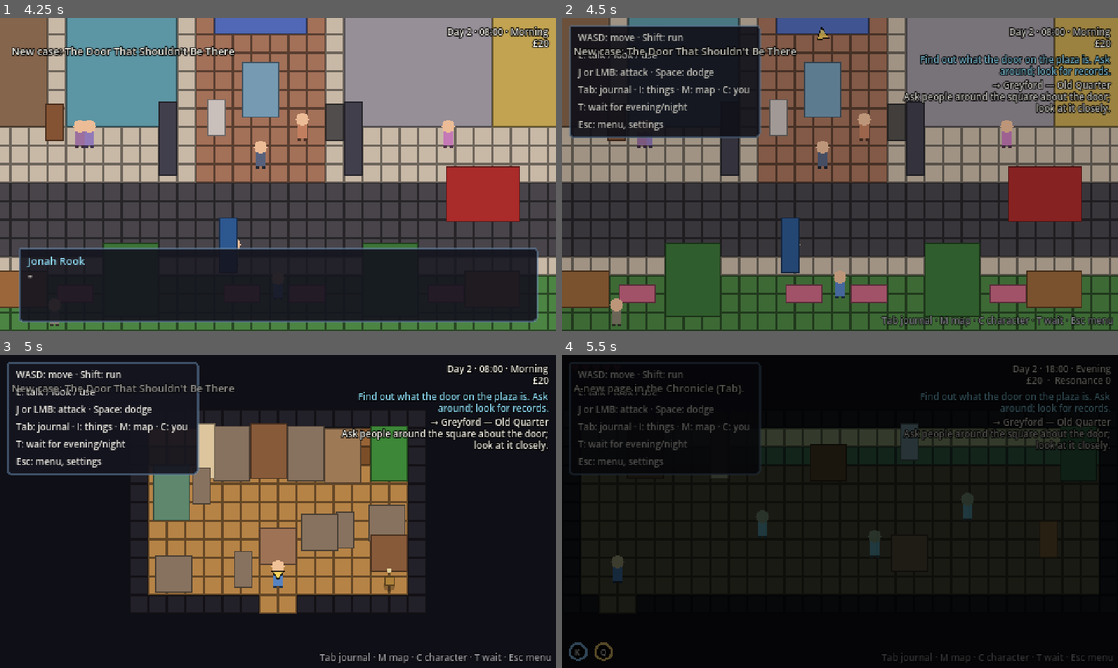
Above: before the commit, frames 1-4 (two rows, left to right).
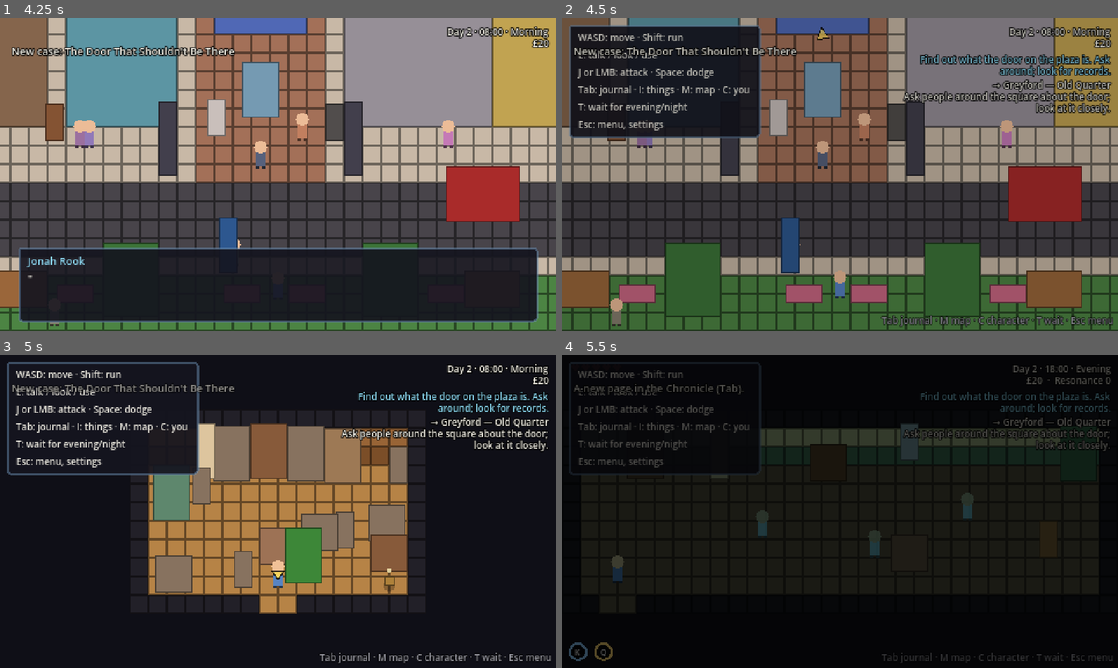
Above: after the commit, the same moments.

Repository: DoctorStrangeSH/ECHOES-OF-THE-VEIL
Game: Godot game, scene res://tests/smoke_test.tscn
The game is run twice, just before and just after one commit, with the same random seed, the same clock (stepped at 60 frames per second) and the same inputs. This scene is started directly instead of the project's main scene.
Inputs (mouse positions are in pixels of both pictures, inside the frame that each line leads up to):
- Up to frame 1 (4.25 s): click "Settings" at 0.5 s; tap Enter (ui_accept) at 1.25, 1.52, 2.27, 3.77 s; move the mouse to (400, 158) at 1.27 s; hold D (move_right) 1.28-2.03 s; hold C (character) 1.28-2.03 s; click (400, 158) at 1.42 s; tap K (dodge) at 1.55, 2.1 s; move the mouse to (166, 190) at 2.02 s; hold S (move_down) 2.03-2.78 s; tap E (interact) at 2.3 s; move the mouse to (333, 105) at 2.77 s; hold D (move_right) 2.78-3.53 s; hold E (interact) 2.78-3.53 s; tap Tab (journal) at 3.05, 3.6 s; move the mouse to (250, 237) at 3.52 s; hold W (move_up) from 3.53 s (still down); click (250, 237) at 3.67 s; tap Shift (sprint) at 3.8 s
- Up to frame 2 (4.5 s): move the mouse to (1006, 221) at 4.27 s; release W (move_up) at 4.28 s; hold A (move_left) from 4.28 s (still down); hold Shift (sprint) from 4.28 s (still down)
- Up to frame 3 (5 s): keep holding A (move_left); keep holding Shift (sprint); tap Enter (ui_accept) at 4.52 s; tap T (wait) at 4.55 s; tap I (inventory) at 4.9 s
- Up to frame 4 (5.5 s): keep holding A (move_left); move the mouse to (673, 464) at 5.02 s; release Shift (sprint) at 5.03 s; tap T (wait) at 5.1 s; tap Enter (ui_accept) at 5.27 s; tap C (character) at 5.3 s

Frames 1-2 are identical in both runs. In frame 3, 2.3% of the frame differs, in the area x 51-74%, y 22-73%; in frame 4, nothing differs.

Commit message:
R7b: cooking and meals
Eight recipes from crops, eggs, fish, crab, mushrooms and berries; a stove
at home and at the farm, a campfire in Millwood. Dishes heal and leave a
meal: a small bonus for a few game hours, saved, shown on the character
screen.

Co-Authored-By: Claude Opus 5.5 <noreply@anthropic.com>
Claude-Session: https://claude.ai/code/session_01MWkFZ7Z2CbQkcrDH1rQ54Y

Diff:
--- /dev/null
+++ b/data/cooking/recipes.json
@@ -0,0 +1,131 @@
+{
+ "_doc": "Recipes (R7b, D-086). needs: list of {item, n} or {any: [items], n} (any mix of those items). makes: the dish item (items_cooking.json). Cooking takes 20 minutes at a stove or a campfire (screen 'cook').",
+ "grilled_fish": {
+  "needs": [
+   {
+    "any": [
+     "mackerel",
+     "cod",
+     "plaice",
+     "sea_bass",
+     "conger",
+     "perch",
+     "roach",
+     "pike",
+     "carp"
+    ],
+    "n": 1,
+    "label": "COOK_ANY_FISH"
+   }
+  ],
+  "makes": "grilled_fish"
+ },
+ "veg_soup": {
+  "needs": [
+   {
+    "any": [
+     "radish",
+     "carrot",
+     "turnip",
+     "tomato",
+     "pumpkin"
+    ],
+    "n": 2,
+    "label": "COOK_ANY_VEG"
+   }
+  ],
+  "makes": "veg_soup"
+ },
+ "mushroom_omelette": {
+  "needs": [
+   {
+    "item": "egg",
+    "n": 1
+   },
+   {
+    "item": "mushroom",
+    "n": 1
+   }
+  ],
+  "makes": "mushroom_omelette"
+ },
+ "berry_crumble": {
+  "needs": [
+   {
+    "item": "wild_berries",
+    "n": 2
+   },
+   {
+    "item": "egg",
+    "n": 1
+   }
+  ],
+  "makes": "berry_crumble"
+ },
+ "fish_pie": {
+  "needs": [
+   {
+    "any": [
+     "mackerel",
+     "cod",
+     "plaice",
+     "sea_bass",
+     "conger",
+     "perch",
+     "roach",
+     "pike",
+     "carp"
+    ],
+    "n": 1,
+    "label": "COOK_ANY_FISH"
+   },
+   {
+    "item": "egg",
+    "n": 1
+   },
+   {
+    "any": [
+     "carrot",
+     "turnip"
+    ],
+    "n": 1
+   }
+  ],
+  "makes": "fish_pie"
+ },
+ "crab_stew": {
+  "needs": [
+   {
+    "item": "harbour_crab",
+    "n": 1
+   },
+   {
+    "item": "tomato",
+    "n": 1
+   }
+  ],
+  "makes": "crab_stew"
+ },
+ "strawberry_tea": {
+  "needs": [
+   {
+    "item": "strawberry",
+    "n": 2
+   }
+  ],
+  "makes": "strawberry_tea"
+ },
+ "pumpkin_pie": {
+  "needs": [
+   {
+    "item": "pumpkin",
+    "n": 1
+   },
+   {
+    "item": "egg",
+    "n": 2
+   }
+  ],
+  "makes": "pumpkin_pie"
+ }
+}
--- /dev/null
+++ b/data/items/items_cooking.json
@@ -0,0 +1,139 @@
+{
+ "grilled_fish": {
+  "category": "consumable",
+  "name": "ITEM_GRILLED_FISH",
+  "desc": "ITEM_GRILLED_FISH_DESC",
+  "color": "#c08050",
+  "value": 6,
+  "stack": 9,
+  "use": {
+   "heal": 3
+  }
+ },
+ "veg_soup": {
+  "category": "consumable",
+  "name": "ITEM_VEG_SOUP",
+  "desc": "ITEM_VEG_SOUP_DESC",
+  "color": "#c0a040",
+  "value": 7,
+  "stack": 9,
+  "use": {
+   "heal": 3,
+   "meal": {
+    "mods": {
+     "max_health": 1
+    },
+    "minutes": 180,
+    "desc": "MEAL_VEG_SOUP"
+   }
+  }
+ },
+ "mushroom_omelette": {
+  "category": "consumable",
+  "name": "ITEM_MUSHROOM_OMELETTE",
+  "desc": "ITEM_MUSHROOM_OMELETTE_DESC",
+  "color": "#e0d080",
+  "value": 6,
+  "stack": 9,
+  "use": {
+   "heal": 2,
+   "meal": {
+    "mods": {
+     "speed_mult": 1.1
+    },
+    "minutes": 120,
+    "desc": "MEAL_MUSHROOM_OMELETTE"
+   }
+  }
+ },
+ "berry_crumble": {
+  "category": "consumable",
+  "name": "ITEM_BERRY_CRUMBLE",
+  "desc": "ITEM_BERRY_CRUMBLE_DESC",
+  "color": "#a04060",
+  "value": 8,
+  "stack": 9,
+  "use": {
+   "heal": 2,
+   "meal": {
+    "mods": {
+     "dodge_cooldown_mult": 0.8
+    },
+    "minutes": 120,
+    "desc": "MEAL_BERRY_CRUMBLE"
+   }
+  }
+ },
+ "fish_pie": {
+  "category": "consumable",
+  "name": "ITEM_FISH_PIE",
+  "desc": "ITEM_FISH_PIE_DESC",
+  "color": "#d0b070",
+  "value": 12,
+  "stack": 9,
+  "use": {
+   "heal": 4,
+   "meal": {
+    "mods": {
+     "damage_bonus": 1
+    },
+    "minutes": 120,
+    "desc": "MEAL_FISH_PIE"
+   }
+  }
+ },
+ "crab_stew": {
+  "category": "consumable",
+  "name": "ITEM_CRAB_STEW",
+  "desc": "ITEM_CRAB_STEW_DESC",
+  "color": "#c06040",
+  "value": 14,
+  "stack": 9,
+  "use": {
+   "heal": 4,
+   "meal": {
+    "mods": {
+     "flash_radius_mult": 1.2
+    },
+    "minutes": 180,
+    "desc": "MEAL_CRAB_STEW"
+   }
+  }
+ },
+ "strawberry_tea": {
+  "category": "consumable",
+  "name": "ITEM_STRAWBERRY_TEA",
+  "desc": "ITEM_STRAWBERRY_TEA_DESC",
+  "color": "#e06070",
+  "value": 5,
+  "stack": 9,
+  "use": {
+   "heal": 1,
+   "meal": {
+    "mods": {
+     "flash_cooldown_mult": 0.8
+    },
+    "minutes": 120,
+    "desc": "MEAL_STRAWBERRY_TEA"
+   }
+  }
+ },
+ "pumpkin_pie": {
+  "category": "consumable",
+  "name": "ITEM_PUMPKIN_PIE",
+  "desc": "ITEM_PUMPKIN_PIE_DESC",
+  "color": "#e08030",
+  "value": 15,
+  "stack": 9,
+  "use": {
+   "heal": 5,
+   "meal": {
+    "mods": {
+     "max_health": 1
+    },
+    "minutes": 240,
+    "desc": "MEAL_PUMPKIN_PIE"
+   }
+  }
+ }
+}
--- /dev/null
+++ b/data/localization/r7_cooking.json
@@ -0,0 +1,34 @@
+{
+  "PROMPT_COOK": {"en": "Cook", "ru": "Готовить"},
+  "PROMPT_COOK_FIRE": {"en": "Cook on the fire", "ru": "Готовить на костре"},
+  "COOK_TITLE": {"en": "What to cook?", "ru": "Что приготовить?"},
+  "COOK_HEALS": {"en": "heals %d", "ru": "лечит %d"},
+  "COOK_DONE": {"en": "Cooked: %s", "ru": "Готово: %s"},
+  "COOK_ANY_FISH": {"en": "any fish", "ru": "любая рыба"},
+  "COOK_ANY_VEG": {"en": "any vegetable", "ru": "любые овощи"},
+  "MEAL_TOAST": {"en": "Well fed: %s until %s", "ru": "Сытость: %s до %s"},
+  "MEAL_LINE": {"en": "Meal: %s until %s", "ru": "Еда: %s до %s"},
+  "ITEM_GRILLED_FISH": {"en": "Fish off the coals", "ru": "Рыба на углях"},
+  "ITEM_GRILLED_FISH_DESC": {"en": "Charred at the edges, sweet in the middle, eaten with the fingers.", "ru": "Подгорелая по краям, сладкая внутри, есть руками."},
+  "ITEM_VEG_SOUP": {"en": "Allotment soup", "ru": "Огородный суп"},
+  "ITEM_VEG_SOUP_DESC": {"en": "Whatever the farm gave, simmered until it agreed with itself.", "ru": "Всё, что дала ферма, томится, пока не договорится само с собой."},
+  "MEAL_VEG_SOUP": {"en": "+1 heart", "ru": "+1 сердце"},
+  "ITEM_MUSHROOM_OMELETTE": {"en": "Mushroom omelette", "ru": "Омлет с грибами"},
+  "ITEM_MUSHROOM_OMELETTE_DESC": {"en": "Fluffy, brown at the edges, smelling of the forest floor.", "ru": "Пышный, подрумяненный по краям, пахнет лесной подстилкой."},
+  "MEAL_MUSHROOM_OMELETTE": {"en": "quicker on your feet", "ru": "шаг быстрее"},
+  "ITEM_BERRY_CRUMBLE": {"en": "Berry crumble", "ru": "Ягодный крамбл"},
+  "ITEM_BERRY_CRUMBLE_DESC": {"en": "Purple juice bubbling up through a golden crust.", "ru": "Фиолетовый сок пузырится сквозь золотистую крошку."},
+  "MEAL_BERRY_CRUMBLE": {"en": "the dodge recovers faster", "ru": "рывок восстанавливается быстрее"},
+  "ITEM_FISH_PIE": {"en": "Fish pie", "ru": "Рыбный пирог"},
+  "ITEM_FISH_PIE_DESC": {"en": "White sauce, a boiled egg hiding in the middle, mash on top. A harbour's whole idea of comfort.", "ru": "Белый соус, варёное яйцо, спрятанное в середине, пюре сверху. Всё, что гавань понимает под уютом."},
+  "MEAL_FISH_PIE": {"en": "+1 damage", "ru": "+1 к урону"},
+  "ITEM_CRAB_STEW": {"en": "Crab and tomato stew", "ru": "Похлёбка с крабом и томатами"},
+  "ITEM_CRAB_STEW_DESC": {"en": "Red, peppery, and tasting faintly of the sea wall.", "ru": "Красная, перчёная, с лёгким привкусом волнореза."},
+  "MEAL_CRAB_STEW": {"en": "a wider Lantern Flash", "ru": "вспышка фонаря шире"},
+  "ITEM_STRAWBERRY_TEA": {"en": "Strawberry tea", "ru": "Чай с клубникой"},
+  "ITEM_STRAWBERRY_TEA_DESC": {"en": "Mashed strawberries in a mug of strong tea. Mrs Halloway disapproves and has seconds.", "ru": "Растолчённая клубника в кружке крепкого чая. Миссис Холлоуэй не одобряет и просит добавки."},
+  "MEAL_STRAWBERRY_TEA": {"en": "the Lantern Flash recharges faster", "ru": "вспышка фонаря заряжается быстрее"},
+  "ITEM_PUMPKIN_PIE": {"en": "Pumpkin pie", "ru": "Тыквенный пирог"},
+  "ITEM_PUMPKIN_PIE_DESC": {"en": "Heavy as a doorstop, spiced like a November evening.", "ru": "Тяжёлый, как дверной упор, и пряный, как ноябрьский вечер."},
+  "MEAL_PUMPKIN_PIE": {"en": "+1 heart", "ru": "+1 сердце"}
+}
--- a/data/regions/brook_farmhouse.json
+++ b/data/regions/brook_farmhouse.json
@@ -192,6 +192,15 @@
    "scene": "brook_farm",
    "spawn": "farmhouse_front",
    "prompt": "PROMPT_EXIT"
+  },
+  {
+   "kind": "screen",
+   "name": "StoveUse",
+   "id": "use_farm_stove",
+   "x": 184,
+   "y": 74,
+   "screen": "cook",
+   "prompt": "PROMPT_COOK"
   }
  ]
 }
--- a/data/regions/millwood.json
+++ b/data/regions/millwood.json
@@ -1302,6 +1302,15 @@
     -1,
     0
    ]
+  },
+  {
+   "kind": "screen",
+   "name": "CampfireCook",
+   "id": "use_millwood_fire",
+   "x": 176,
+   "y": 206,
+   "screen": "cook",
+   "prompt": "PROMPT_COOK_FIRE"
   }
  ]
 }
--- a/data/regions/rented_room.json
+++ b/data/regions/rented_room.json
@@ -75,8 +75,8 @@
    "kind": "prop",
    "name": "Plant",
    "tex": "@living/13.png",
-   "x": 224,
-   "y": 62,
+   "x": 150,
+   "y": 150,
    "col": [
     12,
     8
@@ -342,6 +342,21 @@
    "lines": [
     "FLAVOR_ROOM_ARMCHAIR"
    ]
+  },
+  {
+   "kind": "furn",
+   "furn": "stove",
+   "x": 232,
+   "y": 64
+  },
+  {
+   "kind": "screen",
+   "name": "StoveUse",
+   "id": "use_home_stove",
+   "x": 232,
+   "y": 74,
+   "screen": "cook",
+   "prompt": "PROMPT_COOK"
   }
  ]
 }
--- a/scenes/bootstrap/game_root.gd
+++ b/scenes/bootstrap/game_root.gd
@@ -30,6 +30,7 @@
 	add_child(fishing)
 	add_child(CharacterScreen.new())
 	add_child(SeedMenu.new())
+	add_child(CookMenu.new())
 	pause_menu.setup(hud)
 	journal.setup(hud)
 	SceneFlow.register_root(self)
@@ -62,6 +63,8 @@
 		await get_tree().process_frame
 	if screen == "train:gym":
 		_train()
+	elif screen == "cook":
+		CookMenu.instance.open()
 	elif screen == "map:travel":
 		city_map.open(true)
 	elif screen == "world:travel":
--- a/scenes/locations/brook_farmhouse.tscn
+++ b/scenes/locations/brook_farmhouse.tscn
@@ -234,3 +234,9 @@
 prompt_key = "PROMPT_EXIT"
 target_scene_id = &"brook_farm"
 target_spawn_id = &"farmhouse_front"
+
+[node name="StoveUse" parent="Entities" instance=ExtResource("18_screen")]
+position = Vector2(184, 74)
+interaction_id = &"use_farm_stove"
+screen = "cook"
+prompt_key = "PROMPT_COOK"
--- a/scenes/locations/millwood.tscn
+++ b/scenes/locations/millwood.tscn
@@ -771,3 +771,9 @@
 script = ExtResource("4_spawn")
 spawn_id = &"from_village"
 facing = Vector2(-1, 0)
+
+[node name="CampfireCook" parent="Entities" instance=ExtResource("18_screen")]
+position = Vector2(176, 206)
+interaction_id = &"use_millwood_fire"
+screen = "cook"
+prompt_key = "PROMPT_COOK_FIRE"
--- a/scenes/locations/rented_room.tscn
+++ b/scenes/locations/rented_room.tscn
@@ -77,7 +77,7 @@
 collision_offset = Vector2(0, -5)
 
 [node name="Plant" parent="Entities" instance=ExtResource("3_prop")]
-position = Vector2(224, 62)
+position = Vector2(150, 150)
 texture_path = "modern_interiors/1_Interiors/16x16/Theme_Sorter_Singles/2_Living_Room_Singles/Living_Room_Singles_13.png"
 placeholder_size = Vector2i(32, 48)
 placeholder_color = Color(0.247,0.561,0.247, 1)
@@ -269,3 +269,17 @@
 interaction_id = &"inspect_room_armchair"
 area_size = Vector2(20, 10)
 lines = PackedStringArray("FLAVOR_ROOM_ARMCHAIR")
+
+[node name="Stove_232_64" parent="Entities" instance=ExtResource("3_prop")]
+position = Vector2(232, 64)
+texture_path = "modern_interiors/1_Interiors/16x16/Theme_Sorter_Singles/12_Kitchen_Singles/Kitchen_Singles_148.png"
+placeholder_size = Vector2i(16, 32)
+placeholder_color = Color(0.541,0.478,0.416, 1)
+collision_size = Vector2(14, 10)
+collision_offset = Vector2(0, -10)
+
+[node name="StoveUse" parent="Entities" instance=ExtResource("18_screen")]
+position = Vector2(232, 74)
+interaction_id = &"use_home_stove"
+screen = "cook"
+prompt_key = "PROMPT_COOK"
--- a/scripts/ui/character_screen.gd
+++ b/scripts/ui/character_screen.gd
@@ -124,6 +124,8 @@
 		if next != "":
 			_box.add_child(_label("   " + tr("TALENT_NEXT") % [tr("TALENT_" + next.get_slice("/", 1).to_upper()), tr("TALENT_" + next.get_slice("/", 1).to_upper() + "_DESC")], UiTheme.INK_DIM, 7))
 	_build_companions()
+	if Inventory.meal_active():
+		_box.add_child(_label(tr("MEAL_LINE") % [tr(String(Inventory.meal.get("desc", ""))), WorldClock.clock_text(int(Inventory.meal["until"]) % (24 * 60))], UiTheme.INK, 8))
 	var close_b := Button.new()
 	close_b.text = tr("CC_BACK")
 	close_b.pressed.connect(close)
--- /dev/null
+++ b/scripts/ui/cook_menu.gd
@@ -0,0 +1,88 @@
+class_name CookMenu
+extends CanvasLayer
+## The stove or campfire (R7b): every recipe, what it needs and what you
+## have. Dishes you can make come first. Region screen "cook".
+
+static var instance: CookMenu
+
+var _box: VBoxContainer
+var _panel: PanelContainer
+
+
+func _ready() -> void:
+	instance = self
+	layer = 25
+	process_mode = Node.PROCESS_MODE_ALWAYS
+	_panel = PanelContainer.new()
+	_panel.theme = UiTheme.get_theme()
+	add_child(_panel)
+	_panel.set_anchors_and_offsets_preset(Control.PRESET_CENTER, Control.PRESET_MODE_MINSIZE)
+	_panel.grow_horizontal = Control.GROW_DIRECTION_BOTH
+	_panel.grow_vertical = Control.GROW_DIRECTION_BOTH
+	_box = VBoxContainer.new()
+	_box.add_theme_constant_override("separation", 1)
+	_panel.add_child(_box)
+	_panel.visible = false
+
+
+func _exit_tree() -> void:
+	if instance == self:
+		instance = null
+
+
+func is_open() -> bool:
+	return _panel.visible
+
+
+func _unhandled_input(event: InputEvent) -> void:
+	if is_open() and event.is_action_pressed(&"pause"):
+		get_viewport().set_input_as_handled()
+		close()
+
+
+func open() -> void:
+	for c in _box.get_children():
+		c.queue_free()
+	var title := Label.new()
+	title.text = tr("COOK_TITLE")
+	title.add_theme_color_override("font_color", UiTheme.ACCENT)
+	_box.add_child(title)
+	var ids: Array = Cooking.recipes().keys()
+	ids.sort_custom(func(a: StringName, b: StringName) -> bool: return int(Cooking.can_cook(a)) > int(Cooking.can_cook(b)))
+	var first: Button = null
+	for id: StringName in ids:
+		var r: Dictionary = Cooking.recipes()[id]
+		var dish := Inventory.def(StringName(r["makes"]))
+		var b := Button.new()
+		var needs := PackedStringArray()
+		for need: Dictionary in r["needs"]:
+			needs.append(Cooking.need_text(need))
+		var meal: Dictionary = dish.get("use", {}).get("meal", {})
+		var effect := tr("COOK_HEALS") % int(dish.get("use", {}).get("heal", 0))
+		if not meal.is_empty():
+			effect += " · " + tr(String(meal.get("desc", "")))
+		b.text = "%s — %s\n   %s" % [tr(String(dish.get("name", ""))), effect, ", ".join(needs)]
+		b.alignment = HORIZONTAL_ALIGNMENT_LEFT
+		b.add_theme_font_size_override("font_size", 7)
+		b.disabled = not Cooking.can_cook(id)
+		b.pressed.connect(_cook.bind(id))
+		_box.add_child(b)
+		if first == null and not b.disabled:
+			first = b
+	var cancel := Button.new()
+	cancel.text = tr("CC_BACK")
+	cancel.pressed.connect(close)
+	_box.add_child(cancel)
+	_panel.visible = true
+	get_tree().paused = true
+	(first if first != null else cancel).grab_focus.call_deferred()
+
+
+func _cook(id: StringName) -> void:
+	close()
+	Cooking.cook(id)
+
+
+func close() -> void:
+	_panel.visible = false
+	get_tree().paused = false
--- /dev/null
+++ b/systems/cooking/cooking.gd
@@ -0,0 +1,71 @@
+class_name Cooking
+extends RefCounted
+## Cooking (R7b, D-086): recipes turn what you grow, catch and forage into
+## dishes (data/cooking/recipes.json). A dish heals and may leave a "meal":
+## a few hours of a small bonus (Inventory.meal). One meal at a time; a new
+## one replaces the old. Cooking takes COOK_MINUTES at a stove or campfire
+## (region screen "cook").
+
+const PATH := "res://data/cooking/recipes.json"
+const COOK_MINUTES := 20
+
+static var _recipes: Dictionary = {}
+
+
+static func recipes() -> Dictionary:
+	if _recipes.is_empty():
+		var d: Variant = DataFiles.read_json(PATH)
+		if d is Dictionary:
+			for k: String in d:
+				if not k.begins_with("_"):
+					_recipes[StringName(k)] = d[k]
+	return _recipes
+
+
+## How many of a need the bag holds (an "any" need counts every listed item).
+static func have(need: Dictionary) -> int:
+	if need.has("item"):
+		return Inventory.count(StringName(need["item"]))
+	var n := 0
+	for id: String in need.get("any", []):
+		n += Inventory.count(StringName(id))
+	return n
+
+
+static func can_cook(id: StringName) -> bool:
+	var r: Dictionary = recipes().get(id, {})
+	if r.is_empty():
+		return false
+	for need: Dictionary in r.get("needs", []):
+		if have(need) < int(need.get("n", 1)):
+			return false
+	return true
+
+
+static func cook(id: StringName) -> bool:
+	if not can_cook(id):
+		return false
+	var r: Dictionary = recipes()[id]
+	for need: Dictionary in r["needs"]:
+		var left := int(need.get("n", 1))
+		var pool: Array = [need["item"]] if need.has("item") else need.get("any", [])
+		for item: String in pool:
+			while left > 0 and Inventory.count(StringName(item)) > 0:
+				Inventory.remove(StringName(item))
+				left -= 1
+	Inventory.add(StringName(r["makes"]), 1, false)
+	WorldClock.advance_minutes(COOK_MINUTES)
+	Sfx.play(&"use", 0.1, -4.0)
+	EventHub.toast_requested.emit(TranslationServer.translate("COOK_DONE") % TranslationServer.translate(String(Inventory.def(StringName(r["makes"])).get("name", ""))))
+	GameState.set_flag(&"cooked.any", true)
+	return true
+
+
+## A need as text: "2× carrot or turnip (1/2)".
+static func need_text(need: Dictionary) -> String:
+	var names := PackedStringArray()
+	var pool: Array = [need["item"]] if need.has("item") else need.get("any", [])
+	for item: String in pool:
+		names.append(TranslationServer.translate(String(Inventory.def(StringName(item)).get("name", item))))
+	var label: String = String(TranslationServer.translate(String(need["label"]))) if need.has("label") else String(TranslationServer.translate("GUIDE_OR")).join(names)
+	return "%d× %s (%d)" % [int(need.get("n", 1)), label, have(need)]
--- a/systems/inventory/inventory.gd
+++ b/systems/inventory/inventory.gd
@@ -16,6 +16,8 @@
 const MULT_STATS: PackedStringArray = ["dodge_cooldown_mult", "dodge_distance_mult", "flash_cooldown_mult", "flash_radius_mult", "speed_mult", "pay_mult"]
 
 var item_defs: Dictionary = {}
+## The last dish eaten (R7b): {"mods": {...}, "until": absolute minute, "desc": key}.
+var meal: Dictionary = {}
 var attunement_defs: Dictionary = {}
 
 var items: Dictionary = {}  # item_id -> count
@@ -30,6 +32,10 @@
 	attunement_defs = _load(ATTUNEMENTS_PATH)
 
 
+func _ready() -> void:
+	(func() -> void: WorldClock.time_changed.connect(_on_time)).call_deferred()
+
+
 func _load(path: String) -> Dictionary:
 	return DataFiles.defs(path)
 
@@ -38,6 +44,7 @@
 	items.clear()
 	equipped = {"weapon": DEFAULT_WEAPON, "trinket": &""}
 	money = 0
+	meal = {}
 	resonance = 0
 	attunements.clear()
 	changed.emit()
@@ -132,6 +139,11 @@
 		return false  # e.g. repair kits are spent by the repair minigame
 	if effect.has("heal"):
 		EventHub.player_heal_requested_amount.emit(int(effect["heal"]) + int(stat("heal_bonus")))
+	if effect.has("meal"):
+		var m: Dictionary = effect["meal"]
+		meal = {"mods": m.get("mods", {}), "until": WorldClock.absolute_minute() + int(m.get("minutes", 120)), "desc": String(m.get("desc", ""))}
+		EventHub.toast_requested.emit(tr("MEAL_TOAST") % [tr(meal["desc"]), WorldClock.clock_text(int(meal["until"]) % (24 * 60))])
+		EventHub.player_stats_changed.emit()
 	remove(id)
 	Sfx.play(&"use")
 	return true
@@ -199,6 +211,8 @@
 	for a: StringName in attunements:
 		sources.append(attunement_defs.get(a, {}).get("mods", {}))
 	sources.append_array(Livelihood.home_mods())
+	if meal_active():
+		sources.append(meal.get("mods", {}))
 	for mods: Dictionary in sources:
 		if mods.has(stat_name):
 			v = v * float(mods[stat_name]) if mult else v + float(mods[stat_name])
@@ -206,6 +220,18 @@
 	if p != null:
 		v = v * float(p) if mult else v + float(p)
 	return v
+
+
+## A meal's bonus lasts until its time runs out.
+func meal_active() -> bool:
+	return not meal.is_empty() and WorldClock.absolute_minute() < int(meal.get("until", 0))
+
+
+func _on_time(_m: int) -> void:
+	if not meal.is_empty() and not meal_active():
+		meal = {}
+		EventHub.player_stats_changed.emit()
+		changed.emit()
 
 
 # --- Save --------------------------------------------------------------------
@@ -220,7 +246,7 @@
 	return {
 		"items": it,
 		"equipped": {"weapon": String(equipped.get("weapon", DEFAULT_WEAPON)), "trinket": String(equipped.get("trinket", ""))},
-		"money": money, "resonance": resonance, "attunements": att,
+		"money": money, "resonance": resonance, "attunements": att, "meal": meal.duplicate(true),
 	}
 
 
@@ -240,6 +266,8 @@
 		equipped["trinket"] = &""
 	money = int(data.get("money", 0))
 	resonance = int(data.get("resonance", 0))
+	var ml: Variant = data.get("meal", {})
+	meal = ml if ml is Dictionary else {}
 	attunements.clear()
 	for id: Variant in data.get("attunements", []):
 		if attunement_defs.has(StringName(id)):
--- a/systems/time/world_clock.gd
+++ b/systems/time/world_clock.gd
@@ -74,7 +74,17 @@
 
 
 func time_text() -> String:
-	return "%02d:%02d" % [minute_of_day / 60, minute_of_day % 60]
+	return clock_text(minute_of_day)
+
+
+## "HH:MM" for a minute of the day.
+static func clock_text(minute: int) -> String:
+	return "%02d:%02d" % [minute / 60, minute % 60]
+
+
+## Minutes since the start of day 0: for things that last across midnight.
+func absolute_minute() -> int:
+	return day * MINUTES_PER_DAY + minute_of_day
 
 
 func advance_minutes(amount: int) -> void:
--- a/tests/smoke_test.gd
+++ b/tests/smoke_test.gd
@@ -721,6 +721,7 @@
 	await _salt_tunnels()
 	await _number_13()
 	await _night_shift()
+	await _cooking()
 	await _millwood_story()
 	await _mill_hill_story()
 	await _cavenmouth_story()
@@ -767,6 +768,24 @@
 	await _talk(&"ada", {"npc": &"ada_fenwick"}, ["FORD_TO_BELL"])
 	await _finish_dialogue()
 	_assert(Journal.case_status(&"case_drowned_ford") == Journal.STATUS_DONE and Inventory.has(&"ford_bell"), "laid to rest; the clapper")
+
+
+## R7b: cook at home; a meal leaves a few hours of a bonus.
+func _cooking() -> void:
+	_step = "cooking: the stove at home"
+	SceneFlow.travel(&"rented_room", &"bed")
+	await _wait_location(&"rented_room")
+	await _frames(10)
+	_assert(_find_named("StoveUse") != null, "a stove in the rented room")
+	Inventory.add(&"pumpkin", 1, false)
+	Inventory.add(&"egg", 2, false)
+	var hp := Inventory.stat("max_health")
+	EventHub.screen_requested.emit("cook")
+	await _frames(10)
+	_assert(CookMenu.instance != null and CookMenu.instance.is_open(), "the cooking menu opens")
+	CookMenu.instance.close()
+	_assert(Cooking.cook(&"pumpkin_pie") and Inventory.use(&"pumpkin_pie"), "a pumpkin pie, eaten warm")
+	_assert(Inventory.stat("max_health") == hp + 1.0, "well fed: one more heart for a while")
 
 
 ## R2f: the Rope Works: day shifts, and a man still on the night shift.
--- a/tests/test_runner.gd
+++ b/tests/test_runner.gd
@@ -1833,6 +1833,40 @@
 	GameState.is_playing = false
 
 
+func test_cooking_and_meals() -> void:
+	GameState.reset_for_new_game()
+	GameState.is_playing = true
+	check(Cooking.recipes().size() >= 8, "eight recipes")
+	for id: StringName in Cooking.recipes():
+		var r: Dictionary = Cooking.recipes()[id]
+		check(Inventory.def(StringName(r["makes"])).get("category") == "consumable", "%s makes a dish you can eat" % id)
+		for need: Dictionary in r["needs"]:
+			for item: String in ([need["item"]] if need.has("item") else need["any"]):
+				check(not Inventory.def(StringName(item)).is_empty(), "%s needs a real item: %s" % [id, item])
+	check(not Cooking.can_cook(&"fish_pie"), "nothing in the bag, nothing to cook")
+	Inventory.add(&"cod", 1, false)
+	Inventory.add(&"egg", 1, false)
+	Inventory.add(&"turnip", 1, false)
+	var t0 := WorldClock.absolute_minute()
+	check(Cooking.can_cook(&"fish_pie") and Cooking.cook(&"fish_pie"), "cod, egg and a turnip: a fish pie")
+	check(Inventory.count(&"fish_pie") == 1 and Inventory.count(&"cod") == 0 and Inventory.count(&"turnip") == 0, "the ingredients go into the pie")
+	check(WorldClock.absolute_minute() == t0 + Cooking.COOK_MINUTES, "cooking takes twenty minutes")
+	var dmg := Inventory.stat("damage_bonus")
+	check(Inventory.use(&"fish_pie"), "eat the pie")
+	check(Inventory.meal_active() and is_equal_approx(Inventory.stat("damage_bonus"), dmg + 1.0), "well fed: +1 damage")
+	var saved := Inventory.to_dict()
+	Inventory.meal = {}
+	Inventory.from_dict(saved)
+	check(Inventory.meal_active(), "the meal survives a save")
+	WorldClock.advance_minutes(150)
+	check(not Inventory.meal_active() and is_equal_approx(Inventory.stat("damage_bonus"), dmg), "two hours later it wears off")
+	Inventory.add(&"mackerel", 1, false)
+	Inventory.add(&"perch", 1, false)
+	check(Cooking.have({"any": ["mackerel", "perch"], "n": 2}) == 2, "an 'any' need counts every kind")
+	GameState.reset_for_new_game()
+	GameState.is_playing = false
+
+
 func test_salt_tunnels() -> void:
 	GameState.reset_for_new_game()
 	GameState.is_playing = true
Not shown, changed: docs/DECISIONS.md
Not shown, changed: docs/production/roadmap-2.0.ru.md
